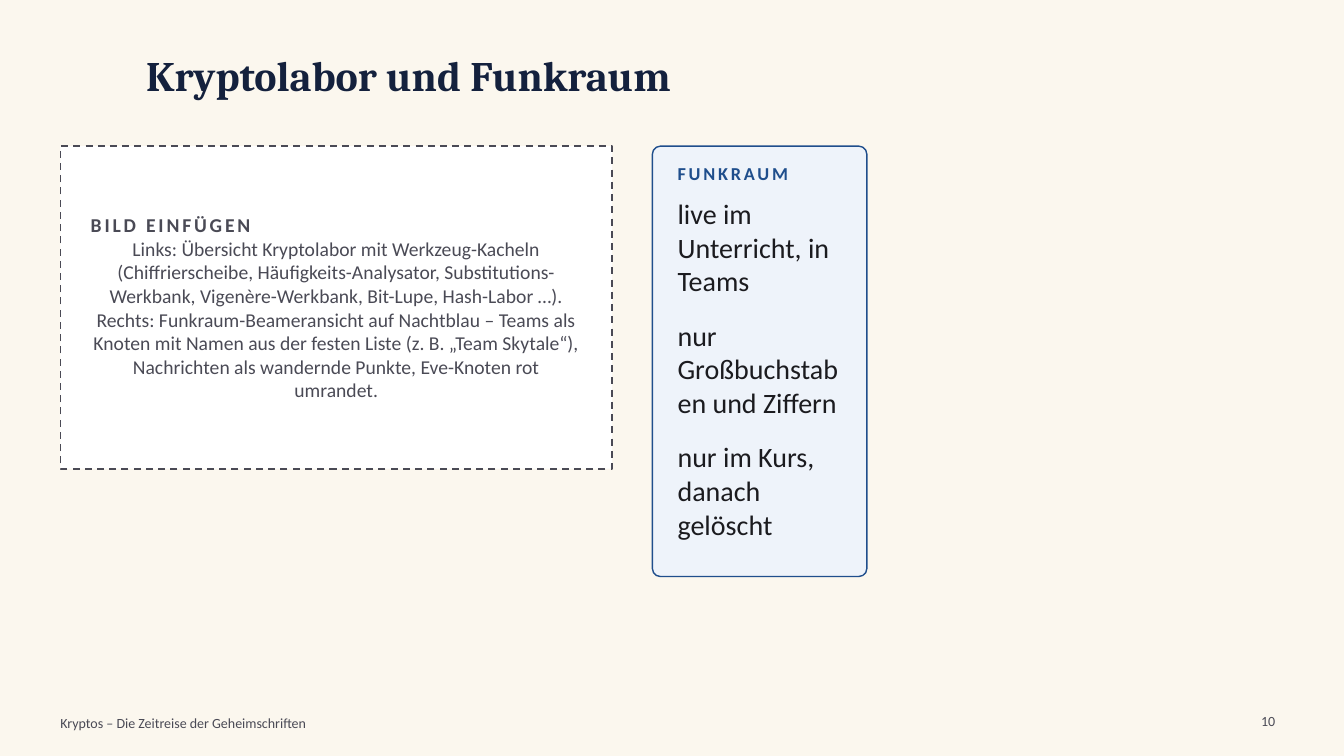
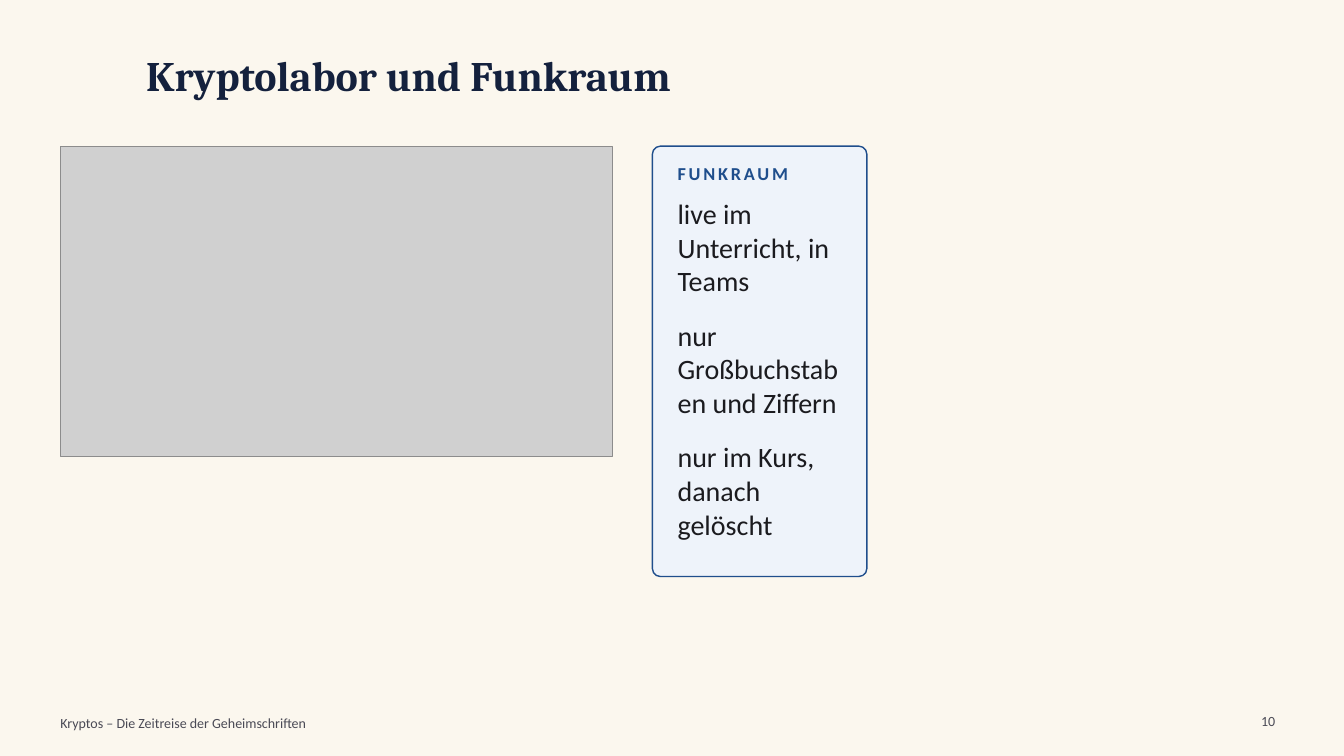
Before and after one commit to frankjuchim/kryptos, a slide deck: slide 10 of materialien/Videos/00_Kryptos_Zeitreise/KR_Video_00_Kryptos_Zeitreise_Folien.pptx. Drawn at 1344x756 pixels with LibreOffice and Linux fonts; fonts in the diff are those of the drawing; grey boxes stand for pictures; background and template pictures are left out. Boxes give left, top, right and bottom in pixels: in the first picture for what was removed or moved away, otherwise in the second. Text is boxed around its words. In the diff, an @@ line names an element or a change of style, - is before the commit and + after.

```diff
--- a/materialien/Videos/00_Kryptos_Zeitreise/KR_Video_00_Kryptos_Zeitreise_Folien.pptx
+++ b/materialien/Videos/00_Kryptos_Zeitreise/KR_Video_00_Kryptos_Zeitreise_Folien.pptx
@@ rectangle removed at [60,146,612,469] @@
@@ picture added at [60,146,612,457] @@
@@ text removed at [91,216,578,397] @@
-BILD EINFÜGEN
-Links: Übersicht Kryptolabor mit Werkzeug-Kacheln (Chiffrierscheibe, Häufigkeits-Analysator, Substitutions-Werkbank, Vigenère-Werkbank, Bit-Lupe, Hash-Labor …). Rechts: Funkraum-Beameransicht auf Nachtblau – Teams als Knoten mit Namen aus der festen Liste (z. B. „Team Skytale“), Nachrichten als wandernde Punkte, Eve-Knoten rot umrandet.
```
Also in this commit, not shown: 8 other slides changed, 19 other files.
